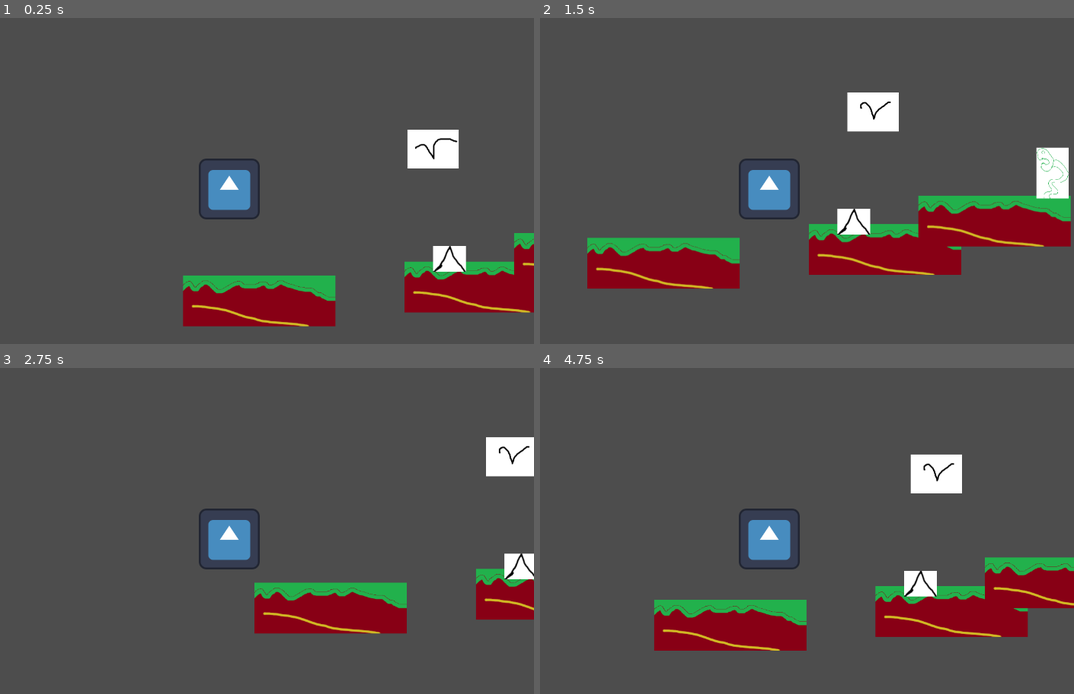
Above: before the commit, frames 1-4 (two rows, left to right).
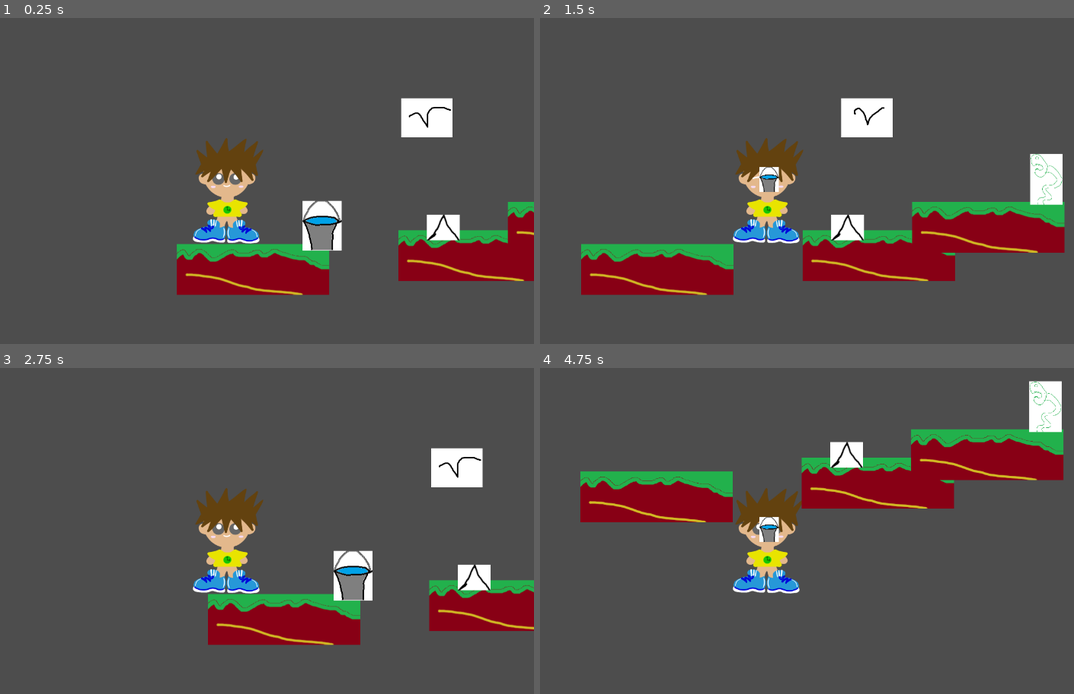
Above: after the commit, the same moments.

Repository: KRuson17/Klankier
Game: Godot game, scene res://Sceny/world.tscn
Same seed, same stepped clock (60 frames per second), same inputs: the game is played once before the commit and once after it. The engine's default icon, where the game draws it, is replaced by a stand-in: a white triangle on a blue panel in a dark square.
Inputs:
- Up to frame 1 (0.25 s): no input
- Up to frame 2 (1.5 s): tap Enter (ui_accept) at 0.5, 0.77 s; hold Right (ui_right) from 0.53 s (still down)
- Up to frame 3 (2.75 s): tap Enter (ui_accept) at 1.52 s; release Right (ui_right) at 2.03 s; hold Left (ui_left) from 2.03 s (still down)
- Up to frame 4 (4.75 s): release Left (ui_left) at 2.78 s; hold Right (ui_right) 2.78-4.28 s; tap Enter (ui_accept) at 3.02, 3.77, 4.52 s; hold Left (ui_left) from 4.28 s (still down)

The runs differ from the first frame. In frame 1, 19% of the frame differs, in the area x 33-100%, y 24-95%; in frame 2, 11%; in frame 3, 14%; in frame 4, 28%, in the area x 7-100%, y 3-87%.

Commit message:
porządek w plikach
może i za dużo

Diff:
--- a/Sceny/bucket.gd
+++ b/Sceny/bucket.gd
@@ -1,6 +1,6 @@
 extends Area2D
 
-var hold = false
+var hold = true
 
 func _ready() -> void:
 	pass # Replace with function body.
@@ -11,4 +11,10 @@
 
 
 func _on_body_entered(body: Node2D) -> void:
-	pass # Replace with function body.
+	if body.is_in_group("player") and hold:
+		var tmpBucket = preload("res://Sceny/bucket.tscn")
+		tmpBucket = tmpBucket.instantiate()
+		tmpBucket.hold = false
+		tmpBucket.position += Vector2(0,-40)
+		body.call_deferred("add_child", tmpBucket)
+		queue_free()
--- a/Sceny/bucket.tscn
+++ b/Sceny/bucket.tscn
@@ -1,11 +1,13 @@
-[gd_scene load_steps=3 format=3 uid="uid://dh0vg37j543o0"]
+[gd_scene load_steps=4 format=3 uid="uid://dh0vg37j543o0"]
 
-[ext_resource type="Texture2D" uid="uid://co4jhqvddaay7" path="res://asset/bucket.png" id="1_1ngq1"]
+[ext_resource type="Texture2D" uid="uid://co4jhqvddaay7" path="res://asset/items/bucket.png" id="1_1ngq1"]
+[ext_resource type="Script" path="res://Sceny/bucket.gd" id="1_rv8qv"]
 
 [sub_resource type="RectangleShape2D" id="RectangleShape2D_rpflw"]
 size = Vector2(82, 103)
 
-[node name="bucket" type="Area2D"]
+[node name="bucket" type="Area2D" groups=["bucket"]]
+script = ExtResource("1_rv8qv")
 
 [node name="Sprite2D" type="Sprite2D" parent="."]
 texture = ExtResource("1_1ngq1")
@@ -13,3 +15,5 @@
 [node name="CollisionShape2D" type="CollisionShape2D" parent="."]
 position = Vector2(0, -0.5)
 shape = SubResource("RectangleShape2D_rpflw")
+
+[connection signal="body_entered" from="." to="." method="_on_body_entered"]
--- a/Sceny/ground.tscn
+++ b/Sceny/ground.tscn
@@ -1,6 +1,6 @@
 [gd_scene load_steps=3 format=3 uid="uid://bp6ibj62aa5lx"]
 
-[ext_resource type="Texture2D" uid="uid://ceb04j2o34ifi" path="res://asset/ground.png" id="1_ga0ai"]
+[ext_resource type="Texture2D" uid="uid://ceb04j2o34ifi" path="res://asset/environment/ground.png" id="1_ga0ai"]
 
 [sub_resource type="RectangleShape2D" id="RectangleShape2D_pt2ub"]
 size = Vector2(320, 105)
--- a/Sceny/plant.tscn
+++ b/Sceny/plant.tscn
@@ -1,7 +1,7 @@
 [gd_scene load_steps=4 format=3 uid="uid://dwaltwgb3ng3w"]
 
 [ext_resource type="Script" path="res://script/plant.gd" id="1_d5h6i"]
-[ext_resource type="Texture2D" uid="uid://bqb0dm58yqdk2" path="res://asset/plant.png" id="1_jn8yn"]
+[ext_resource type="Texture2D" uid="uid://bqb0dm58yqdk2" path="res://asset/Enemy/plant.png" id="1_jn8yn"]
 
 [sub_resource type="RectangleShape2D" id="RectangleShape2D_vw7o3"]
 size = Vector2(68, 107.5)
--- a/Sceny/player.tscn
+++ b/Sceny/player.tscn
@@ -1,18 +1,36 @@
-[gd_scene load_steps=4 format=3 uid="uid://d2qg1eehnkr6"]
+[gd_scene load_steps=6 format=3 uid="uid://d2qg1eehnkr6"]
 
-[ext_resource type="Texture2D" uid="uid://ducvg5a57oq24" path="res://asset/icon.svg" id="1_2h4do"]
 [ext_resource type="Script" path="res://script/player.gd" id="1_8wvd2"]
+[ext_resource type="Texture2D" uid="uid://b2vmjo1nbrupw" path="res://asset/Ludzik/ludzik.baza.png" id="2_t80cl"]
+[ext_resource type="Texture2D" uid="uid://bnjmjukt177bg" path="res://asset/Ludzik/ludzik.eyes closed.png" id="3_itvo4"]
+
+[sub_resource type="SpriteFrames" id="SpriteFrames_crwvc"]
+animations = [{
+"frames": [{
+"duration": 1.0,
+"texture": ExtResource("2_t80cl")
+}, {
+"duration": 1.0,
+"texture": ExtResource("3_itvo4")
+}],
+"loop": true,
+"name": &"idle",
+"speed": 1.0
+}]
 
 [sub_resource type="RectangleShape2D" id="RectangleShape2D_h4h5p"]
-size = Vector2(128, 128)
+size = Vector2(283, 448)
 
 [node name="player" type="CharacterBody2D" groups=["player"]]
+scale = Vector2(0.2, 0.2)
 script = ExtResource("1_8wvd2")
 
-[node name="Sprite2D" type="Sprite2D" parent="."]
-texture = ExtResource("1_2h4do")
+[node name="AnimatedSprite2D" type="AnimatedSprite2D" parent="."]
+sprite_frames = SubResource("SpriteFrames_crwvc")
+animation = &"idle"
 
 [node name="CollisionShape2D" type="CollisionShape2D" parent="."]
+position = Vector2(-12.5, 10)
 shape = SubResource("RectangleShape2D_h4h5p")
 
 [node name="Camera2D" type="Camera2D" parent="."]
--- a/Sceny/pterodactyl.tscn
+++ b/Sceny/pterodactyl.tscn
@@ -1,7 +1,7 @@
 [gd_scene load_steps=8 format=3 uid="uid://b1a251mvblg7r"]
 
 [ext_resource type="Script" path="res://script/pterodactyl.gd" id="1_b8kk8"]
-[ext_resource type="Texture2D" uid="uid://6m0f30lu5xm6" path="res://asset/ptero.png" id="1_xtdnb"]
+[ext_resource type="Texture2D" uid="uid://6m0f30lu5xm6" path="res://asset/Enemy/ptero.png" id="1_xtdnb"]
 
 [sub_resource type="AtlasTexture" id="AtlasTexture_rk58u"]
 atlas = ExtResource("1_xtdnb")
--- a/Sceny/thorn.tscn
+++ b/Sceny/thorn.tscn
@@ -1,7 +1,7 @@
 [gd_scene load_steps=4 format=3 uid="uid://cnarmhd0wf65y"]
 
 [ext_resource type="Script" path="res://script/thorn.gd" id="1_inani"]
-[ext_resource type="Texture2D" uid="uid://cthv4f2et5l0s" path="res://asset/thorn.png" id="1_nxkxa"]
+[ext_resource type="Texture2D" uid="uid://cthv4f2et5l0s" path="res://asset/Enemy/thorn.png" id="1_nxkxa"]
 
 [sub_resource type="RectangleShape2D" id="RectangleShape2D_qaejq"]
 size = Vector2(70, 54)
--- a/Sceny/world.tscn
+++ b/Sceny/world.tscn
@@ -6,11 +6,13 @@
 [ext_resource type="PackedScene" uid="uid://cnarmhd0wf65y" path="res://Sceny/thorn.tscn" id="4_1rmqi"]
 [ext_resource type="PackedScene" uid="uid://dwaltwgb3ng3w" path="res://Sceny/plant.tscn" id="5_cgpp1"]
 [ext_resource type="PackedScene" uid="uid://cwhstejcvybkw" path="res://Sceny/wall.tscn" id="6_0xv8o"]
+[ext_resource type="PackedScene" uid="uid://dh0vg37j543o0" path="res://Sceny/bucket.tscn" id="7_pf5j7"]
 
 [node name="World" type="Node2D"]
 
 [node name="player" parent="." instance=ExtResource("1_8axij")]
-position = Vector2(245, 122)
+position = Vector2(258, 203)
+scale = Vector2(0.5, 0.5)
 
 [node name="ground" parent="." instance=ExtResource("2_rse7j")]
 position = Vector2(308, 386)
@@ -32,3 +34,6 @@
 
 [node name="wall" parent="." instance=ExtResource("6_0xv8o")]
 position = Vector2(1128, 134)
+
+[node name="bucket" parent="." instance=ExtResource("7_pf5j7")]
+position = Vector2(453, 294)
--- a/project.godot
+++ b/project.godot
@@ -24,6 +24,7 @@
 
 enemy=""
 player=""
+bucket=""
 
 [input]
 
--- a/script/plant.gd
+++ b/script/plant.gd
@@ -1,10 +1,4 @@
 extends Area2D
-
-func _ready() -> void:
-	pass
-
-func _process(delta: float) -> void:
-	pass
 
 func _on_body_entered(body: Node2D) -> void:
 	if body.is_in_group("player"):
--- a/script/player.gd
+++ b/script/player.gd
@@ -4,6 +4,8 @@
 const SPEED = 300.0
 const JUMP_VELOCITY = -400.0
 
+func _ready() -> void:
+	$AnimatedSprite2D.play("idle")
 
 func _physics_process(delta: float) -> void:
 	# Add the gravity.
--- a/script/thorn.gd
+++ b/script/thorn.gd
@@ -1,10 +1,4 @@
 extends Area2D
-
-func _ready() -> void:
-	pass
-
-func _process(delta: float) -> void:
-	pass
 
 func _on_body_entered(body: Node2D) -> void:
 	if body.is_in_group("player"):
Not shown: 1 places in Sceny/world.tscn that only renumber resources
Renamed: asset/plant.png -> asset/Enemy/plant.png
Not shown, changed: asset/Enemy/plant.png.import
Renamed: asset/ptero.png -> asset/Enemy/ptero.png
Not shown, changed: asset/Enemy/ptero.png.import
Renamed: asset/thorn.png -> asset/Enemy/thorn.png
Not shown, changed: asset/Enemy/thorn.png.import
Renamed: asset/ludzik.baza.png -> asset/Ludzik/ludzik.baza.png
Not shown, changed: asset/Ludzik/ludzik.baza.png.import
Renamed: asset/ludzik.eyes closed.png -> asset/Ludzik/ludzik.eyes closed.png
Not shown, added: asset/Ludzik/ludzik.eyes closed.png.import
Renamed: asset/ground.png -> asset/environment/ground.png
(and 3 more such lines)
